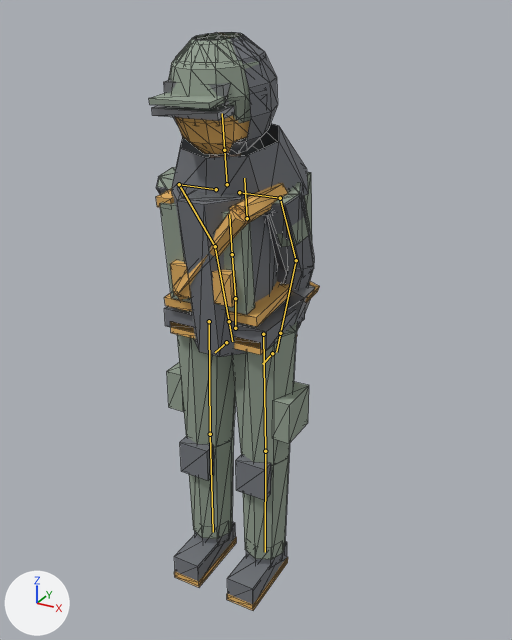
One commit to the glTF model assets/models/character/character.glb: the scene before it, then after it.
Camera for both pictures: a 50 mm lens placed at (1.049, -1.776, 1.881), pointed at (0.039, 0.061, 0.963). The lights are fixed; the arrows at lower left show +X, +Y and +Z. The older version comes first. Both versions are drawn at frame 0 of the action 'jump'; the numbers are the values there. The bones that change, and the others that lie on the model, are drawn over the model as lines. Mesh edges are drawn as thin lines.

Names of what the first picture shows: 'back.rope', 'body', 'face.mask', 'feet.boots', 'gear.launcher', 'head.cap', 'head.helmet', 'head.hood', 'legs.cargo', 'legs.kneepads', 'torso.carrier', 'torso.jacket', 'torso.shirt' and 3 more.
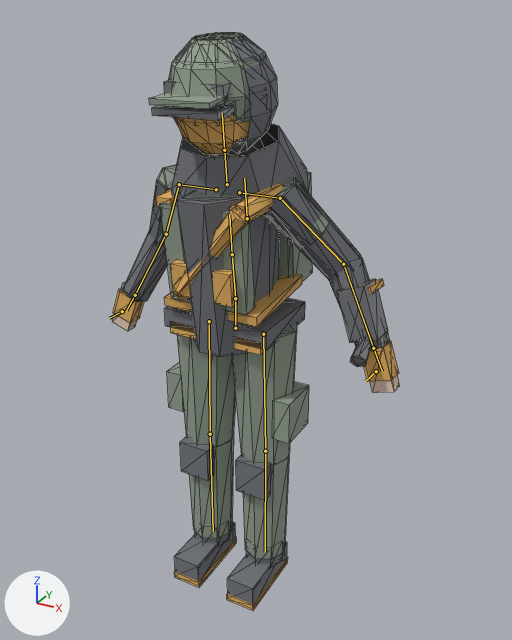
Where the change shows, as pixel boxes (x1, y1, x2, y2) in the pictures (512 x 640 px):
'torso.jacket', posed (67% wider)
    before: (156, 167, 314, 357)
    after: (123, 164, 388, 357)
'gear.launcher', posed
    before: (279, 281, 320, 329)
    after: (337, 279, 388, 367)
'hands.gloves', posed (not visible before)
    after: (113, 281, 399, 381)
'torso.shirt', posed
    before: (157, 167, 309, 247)
    after: (158, 165, 329, 235)
'body', posed (mostly hidden)
    before: (209, 140, 241, 158)
    after: (112, 297, 400, 393)
bone 'upper_arm.L', root to tip
    before: (280, 198) to (296, 260)
    after: (280, 198) to (343, 264)
bone 'upper_arm.R', root to tip
    before: (179, 184) to (215, 246)
    after: (179, 184) to (166, 234)

What the commit changed:
Bone 'upper_arm.L' (bone_upper_arm_l) turns from (25, 0, 20) to (25, 0, -20) degrees about its own x, y and z.
Bone 'upper_arm.R' (bone_upper_arm_r) turns from (25, 0, -20) to (25, 0, 20) degrees about its own x, y and z.
